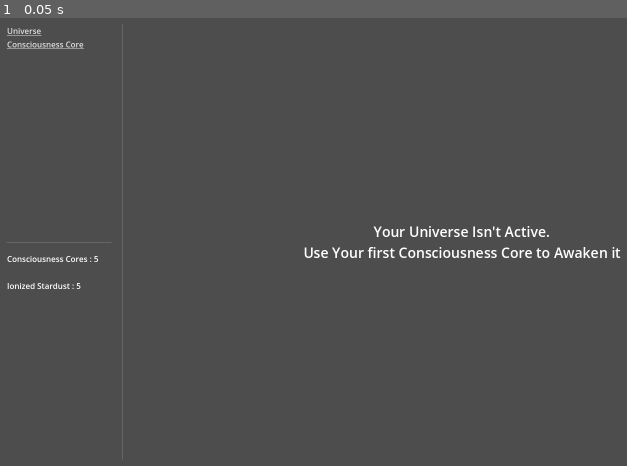
Above: before the commit, frame 1.
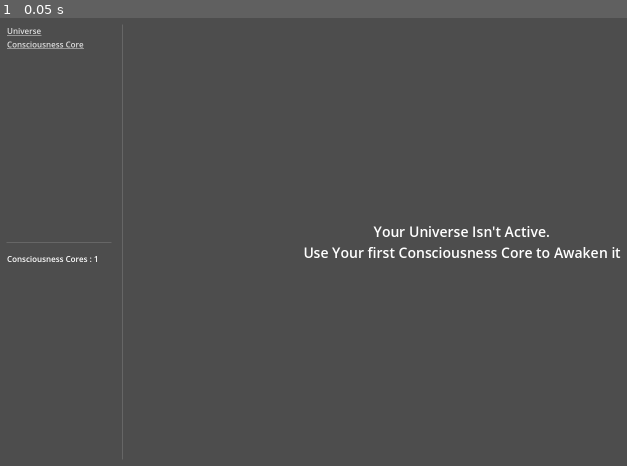
Above: after the commit, the same moment.

Repository: ZibelineDev/project_stardust_yt
Game: Godot game, scene res://scenes/game/game.tscn
The game is run twice, just before and just after one commit, with the same random seed, the same clock (stepped at 60 frames per second) and the same inputs.
Inputs:
- Up to frame 1 (0.05 s): no input

The runs differ from the first frame. In frame 1, less than 0.1% of the frame differs, in the area x 1-16%, y 53-61%.

Commit message:
✨ New Resource & Sifting Level

Diff:
--- a/scenes/game/game.tscn
+++ b/scenes/game/game.tscn
@@ -1,9 +1,10 @@
-[gd_scene load_steps=9 format=3 uid="uid://clfmkhvxqmbce"]
+[gd_scene load_steps=10 format=3 uid="uid://clfmkhvxqmbce"]
 
 [ext_resource type="Script" path="res://scenes/game/game.gd" id="1_ns8dq"]
 [ext_resource type="PackedScene" uid="uid://cjymagdl32vwk" path="res://scenes/user_interface/user_interface.tscn" id="2_2yt11"]
 [ext_resource type="Script" path="res://scripts/handlers/handler_stardust.gd" id="2_6k8n8"]
 [ext_resource type="Script" path="res://scripts/handlers/handler_consciousness_core.gd" id="3_oltp2"]
+[ext_resource type="Script" path="res://scripts/handlers/handler_liquid_stardust.gd" id="3_wjb14"]
 [ext_resource type="Script" path="res://scripts/handlers/handler_cc_upgrades.gd" id="4_e12y8"]
 [ext_resource type="Script" path="res://scripts/handlers/handler_ionized_stardust.gd" id="4_qhfgw"]
 [ext_resource type="Script" path="res://scripts/handlers/handler_stardust_generator.gd" id="6_oxrjo"]
@@ -15,13 +16,18 @@
 
 [node name="Handlers" type="Node" parent="."]
 
-[node name="Stardust" type="Node" parent="Handlers"]
+[node name="Resources" type="Node" parent="Handlers"]
+
+[node name="LiquidStardust" type="Node" parent="Handlers/Resources"]
+script = ExtResource("3_wjb14")
+
+[node name="Stardust" type="Node" parent="Handlers/Resources"]
 script = ExtResource("2_6k8n8")
 
-[node name="IonizedStardust" type="Node" parent="Handlers"]
+[node name="IonizedStardust" type="Node" parent="Handlers/Resources"]
 script = ExtResource("4_qhfgw")
 
-[node name="ConsciousnessCore" type="Node" parent="Handlers"]
+[node name="ConsciousnessCore" type="Node" parent="Handlers/Resources"]
 script = ExtResource("3_oltp2")
 
 [node name="CCUpgrades" type="Node" parent="Handlers"]
--- a/scenes/user_interface/user_interface.tscn
+++ b/scenes/user_interface/user_interface.tscn
@@ -10,6 +10,28 @@
 [ext_resource type="PackedScene" uid="uid://bjur7clrgnscx" path="res://scenes/views/nebulas/nebulas_view.tscn" id="7_8efjo"]
 [ext_resource type="PackedScene" uid="uid://cxrjp0b53vrqi" path="res://scenes/views/universe/universe_view.tscn" id="8_34mn2"]
 [ext_resource type="PackedScene" uid="uid://bo04ldjbi0t2o" path="res://scenes/views/ionized_stardust_sifting/ionized_stardust_sifting_view.tscn" id="9_6s5cg"]
+
+[sub_resource type="GDScript" id="GDScript_a12go"]
+resource_name = "liquid_stardust_label"
+script/source = "extends Label
+## Displays the current amount of Liquid Stardust available.
+
+
+## Connecting signals.
+func _ready() -> void:
+	update_text()
+	HandlerLiquidStardust.ref.liquid_stardust_created.connect(update_text)
+	HandlerLiquidStardust.ref.liquid_stardust_consumed.connect(update_text)
+
+
+## Updates the text the reflect the current amount of Liquid Stardust.
+func update_text(_quantity : int = -1) -> void:
+	if HandlerIonizedStardust.ref.ionized_stardust():
+		text = \"Liquid Stardust : %s\" %HandlerLiquidStardust.ref.liquid_stardust()
+
+	else:
+		text = \"\"
+"
 
 [node name="UserInterface" type="Control"]
 layout_mode = 3
@@ -117,6 +139,10 @@
 layout_mode = 2
 script = ExtResource("5_37i0q")
 
+[node name="LiquidStardustLabel" type="Label" parent="HBoxContainer/LeftPanel/VBoxContainer/Resources/MarginContainer/VBoxContainer"]
+layout_mode = 2
+script = SubResource("GDScript_a12go")
+
 [node name="MarginContainer" type="MarginContainer" parent="HBoxContainer"]
 layout_mode = 2
 theme_override_constants/margin_top = 16
--- a/scenes/views/ionized_stardust_sifting/components/sifting_tile.gd
+++ b/scenes/views/ionized_stardust_sifting/components/sifting_tile.gd
@@ -7,12 +7,18 @@
 	EMPTY,
 	STARDUST,
 	CONSCIOUSNESS_CORE,
+	LIQUID_STARDUST,
 }
+
+## Emitted when the tile is revelead.
+signal tile_revealed
 
 ## Covered tile Texture.
 @export var texture_covered : Texture2D
 ## Uncovered Stardust Tile.
 @export var texture_stardust : Texture2D
+## Uncovered Liquid Stardust Tile.
+@export var texture_liquid_stardust : Texture2D
 ## Uncovered CC Tile.
 @export var texture_cc : Texture2D
 
@@ -56,7 +62,13 @@
 		texture.texture = texture_cc
 		HandlerConsciousnessCore.ref.create_consciousness_core(1)
 
+	if state == Tiles.LIQUID_STARDUST:
+		texture.texture = texture_liquid_stardust
+		var quantity : int = randi_range(2, 3)
+		HandlerLiquidStardust.ref.create_liquid_stardust(quantity)
+
 	is_revealed = true
+	tile_revealed.emit()
 
 
 
--- a/scenes/views/ionized_stardust_sifting/components/sifting_tile.tscn
+++ b/scenes/views/ionized_stardust_sifting/components/sifting_tile.tscn
@@ -1,9 +1,10 @@
-[gd_scene load_steps=6 format=3 uid="uid://dp8r4arhn6bm0"]
+[gd_scene load_steps=7 format=3 uid="uid://dp8r4arhn6bm0"]
 
 [ext_resource type="Texture2D" uid="uid://csqvnuyhw0atu" path="res://assets/minigame_tile.png" id="1_7ldwy"]
 [ext_resource type="Script" path="res://scenes/views/ionized_stardust_sifting/components/sifting_tile.gd" id="2_yen2a"]
 [ext_resource type="Texture2D" uid="uid://kmavep8pmq5u" path="res://assets/minigame_covered_tile.png" id="3_tbpny"]
 [ext_resource type="Texture2D" uid="uid://be87624h8dkjb" path="res://assets/minigame_stardust_tile.png" id="4_7f3e3"]
+[ext_resource type="Texture2D" uid="uid://dk74u8id68mf" path="res://assets/liquid_stardust.png" id="5_8h7ns"]
 [ext_resource type="Texture2D" uid="uid://b4xjoxminp0fr" path="res://assets/minigame_consciousness_core_tile.png" id="5_kdahx"]
 
 [node name="SiftingTile" type="TextureButton"]
@@ -24,6 +25,7 @@
 script = ExtResource("2_yen2a")
 texture_covered = ExtResource("3_tbpny")
 texture_stardust = ExtResource("4_7f3e3")
+texture_liquid_stardust = ExtResource("5_8h7ns")
 texture_cc = ExtResource("5_kdahx")
 
 [node name="Texture" type="TextureRect" parent="."]
--- a/scenes/views/ionized_stardust_sifting/ionized_stardust_sifting_view.gd
+++ b/scenes/views/ionized_stardust_sifting/ionized_stardust_sifting_view.gd
@@ -8,6 +8,8 @@
 @export var packed_tile : PackedScene
 ## List of tiles
 @export var tiles : Dictionary
+## Reference the label displaying the level.
+@export var level_label : Label
 ## Whether or not the game is revealing tiles automatically.
 var is_automated : bool = false
 
@@ -17,6 +19,12 @@
 	super()
 	generate_tiles()
 	generate_loot()
+	update_level_label()
+
+
+## Update the Sifting Level label.
+func update_level_label() -> void:
+	level_label.text = "Sifting Level : %s" %Game.ref.data.sifting.level
 
 
 ## Generate 25 tiles.
@@ -29,6 +37,7 @@
 
 			node.coordinates = key
 			node.state = IonizedStardustSiftingTile.Tiles.EMPTY
+			node.tile_revealed.connect(_on_tile_revealed)
 
 			get_node("GridContainer").add_child(node)
 
@@ -48,10 +57,25 @@
 
 		tiles[key].state = IonizedStardustSiftingTile.Tiles.CONSCIOUSNESS_CORE
 
+	const LIQUID_STARDUST_COUNT : int = 3
+
+	var counter : int = 0
+
+	while counter < LIQUID_STARDUST_COUNT:
+		random_tile = randi_range(0, 24)
+		@warning_ignore("integer_division")
+		var x : int = random_tile / 5
+		var y : int = random_tile % 5
+		var key : String = "%s%s" %[x, y]
+
+		if tiles[key].state == IonizedStardustSiftingTile.Tiles.EMPTY:
+			tiles[key].state = IonizedStardustSiftingTile.Tiles.LIQUID_STARDUST
+			counter += 1
+
 	const BASE_STARDUST : int = 5
 	var stardust : int = randi_range(0, 5) + BASE_STARDUST
 
-	var counter : int = 0
+	counter = 0
 
 	while counter < stardust:
 		random_tile = randi_range(0, 24)
@@ -116,3 +140,25 @@
 
 	if not toggled_on:
 		automation_timer.stop()
+
+
+## Triggered when a tile is revealed.
+func _on_tile_revealed() -> void:
+	progress_sifting_level()
+
+
+## Increase progress toward next sifting level by 1.
+func progress_sifting_level() -> void:
+	Game.ref.data.sifting.progress += 1
+	check_for_level_up()
+
+
+## Check for potential sifting level up.
+func check_for_level_up() -> void:
+	@warning_ignore("narrowing_conversion")
+	var reach : int = pow(8, Game.ref.data.sifting.level + 1)
+	if Game.ref.data.sifting.progress >= reach :
+		Game.ref.data.sifting.level += 1
+		Game.ref.data.sifting.progress = 0
+		update_level_label()
+		HandlerStardustGenerator.ref.calculate_generator_power()
--- a/scenes/views/ionized_stardust_sifting/ionized_stardust_sifting_view.tscn
+++ b/scenes/views/ionized_stardust_sifting/ionized_stardust_sifting_view.tscn
@@ -4,7 +4,7 @@
 [ext_resource type="PackedScene" uid="uid://dp8r4arhn6bm0" path="res://scenes/views/ionized_stardust_sifting/components/sifting_tile.tscn" id="2_ndweo"]
 [ext_resource type="Texture2D" uid="uid://ccofn656fd8ot" path="res://assets/question_mark.svg" id="3_upol2"]
 
-[node name="IonizedStardustSiftingView" type="Control" node_paths=PackedStringArray("automation_timer")]
+[node name="IonizedStardustSiftingView" type="Control" node_paths=PackedStringArray("automation_timer", "level_label")]
 layout_mode = 3
 anchors_preset = 15
 anchor_right = 1.0
@@ -14,6 +14,7 @@
 script = ExtResource("1_v5hqf")
 automation_timer = NodePath("AutomationTimer")
 packed_tile = ExtResource("2_ndweo")
+level_label = NodePath("MarginContainer/SiftingLevel")
 
 [node name="GridContainer" type="GridContainer" parent="."]
 layout_mode = 1
@@ -79,6 +80,12 @@
 texture = ExtResource("3_upol2")
 expand_mode = 2
 
+[node name="SiftingLevel" type="Label" parent="MarginContainer"]
+layout_mode = 2
+size_flags_horizontal = 4
+size_flags_vertical = 0
+text = "Sifting Level : <no_value>"
+
 [node name="AutomationTimer" type="Timer" parent="."]
 wait_time = 0.25
 
--- a/scripts/data/data.gd
+++ b/scripts/data/data.gd
@@ -4,18 +4,21 @@
 
 
 ## Current amount of consciousness cores available.
-@export var consciousness_core : int = 5
+@export var consciousness_core : int = 1
 
 ## Current amount of stardust available.
 @export var stardust : int = 0
 ## Current amount of Ionized Stardust available.
-@export var ionized_stardust : int = 5
-
+@export var ionized_stardust : int = 0
+## Current amount of Liquid Stardust available.
+@export var liquid_stardust : int = 0
 
 ## Contains CCUpgrades data to save & load.
 @export var cc_upgrades : DataCCUpgrades = DataCCUpgrades.new()
 ## Contains Universe data to save & load.
 @export var universe : DataUniverse = DataUniverse.new()
+## Contains Sifting data.
+@export var sifting : DataSifting = DataSifting.new()
 
 
 ## Contains Nebulas data.
--- /dev/null
+++ b/scripts/data/data_sifting.gd
@@ -0,0 +1,10 @@
+class_name DataSifting
+extends Resource
+## Contains Data related to the sifting mini game.
+
+## Current level of the mini game.
+@export
+var level : int = 0
+## Current progress toward the next level.
+@export
+var progress : int = 0
--- a/scripts/data/data_universe.gd
+++ b/scripts/data/data_universe.gd
@@ -12,3 +12,5 @@
 @export var stardust : int = 0
 ## Total amount of Ionized Stardust created in the Universe.
 @export var ionized_stardust : int = 0
+## Total amount of Liquid Stardust created in the Universe.
+@export var liquid_stardust : int = 0
--- /dev/null
+++ b/scripts/handlers/handler_liquid_stardust.gd
@@ -0,0 +1,44 @@
+class_name HandlerLiquidStardust
+extends Node
+## Manages liquid stardust and related signals.
+
+## Singleton reference.
+static var ref : HandlerLiquidStardust
+
+
+## Singleton check.
+func _enter_tree() -> void:
+	if not ref:
+		ref = self
+		return
+
+	queue_free()
+
+
+## Emitted when  liquid stardust has been created.
+signal liquid_stardust_created(quantity : int)
+## Emitted when liquid stardust has been consumed.
+signal liquid_stardust_consumed(quantity : int)
+
+
+## Returns the current amount of  liquid stardust available.
+func liquid_stardust() -> int:
+	return Game.ref.data.liquid_stardust
+
+
+## Create a specific amount of liquid stardust.
+func create_liquid_stardust(quantity : int) -> void:
+	Game.ref.data.liquid_stardust += quantity
+	Game.ref.data.universe.liquid_stardust += quantity
+	liquid_stardust_created.emit(quantity)
+
+
+## Consume a specific amount of lquid_stardust.
+func consume_liquid_stardust(quantity : int) -> Error:
+	if quantity > Game.ref.data.liquid_stardust:
+		return Error.FAILED
+
+	Game.ref.data.liquid_stardust -= quantity
+	liquid_stardust_consumed.emit(quantity)
+
+	return Error.OK
--- a/scripts/handlers/handler_stardust_generator.gd
+++ b/scripts/handlers/handler_stardust_generator.gd
@@ -63,8 +63,9 @@
 ## Calculate the amount of stardust which should be created every seconds.
 func calculate_generator_power() -> void:
 	var new_power : int = 1
-	new_power += Game.ref.data.cc_upgrades.u_02_stardust_boost_level
+	new_power += Game.ref.data.cc_upgrades.u_02_stardust_boost_level * 2
 	new_power += HandlerNebulas.ref.effect_stardust_generation
+	new_power += Game.ref.data.sifting.level
 
 	generator_power = new_power
 
--- a/scripts/upgrades/cc_upgrades/ccu_02_stardurst_boost.gd
+++ b/scripts/upgrades/cc_upgrades/ccu_02_stardurst_boost.gd
@@ -37,7 +37,7 @@
 ## Returns the description of the upgrade.
 func description() -> String:
 	var text : String = "Increase the amount of Stardust generated by the Universe Core."
-	text += "\n[b]Effects :[/b] +1 stardust / sec."
+	text += "\n[b]Effects :[/b] +2 stardust / sec."
 
 	if level < max_level:
 		text += "\n[b]Cost :[/b] %s Consciousness Cores" %cost
Binary file added: assets/liquid_stardust.png
Not shown, added: assets/liquid_stardust.png.import
Not shown: 1 places in scenes/user_interface/user_interface.tscn that only renumber resources
